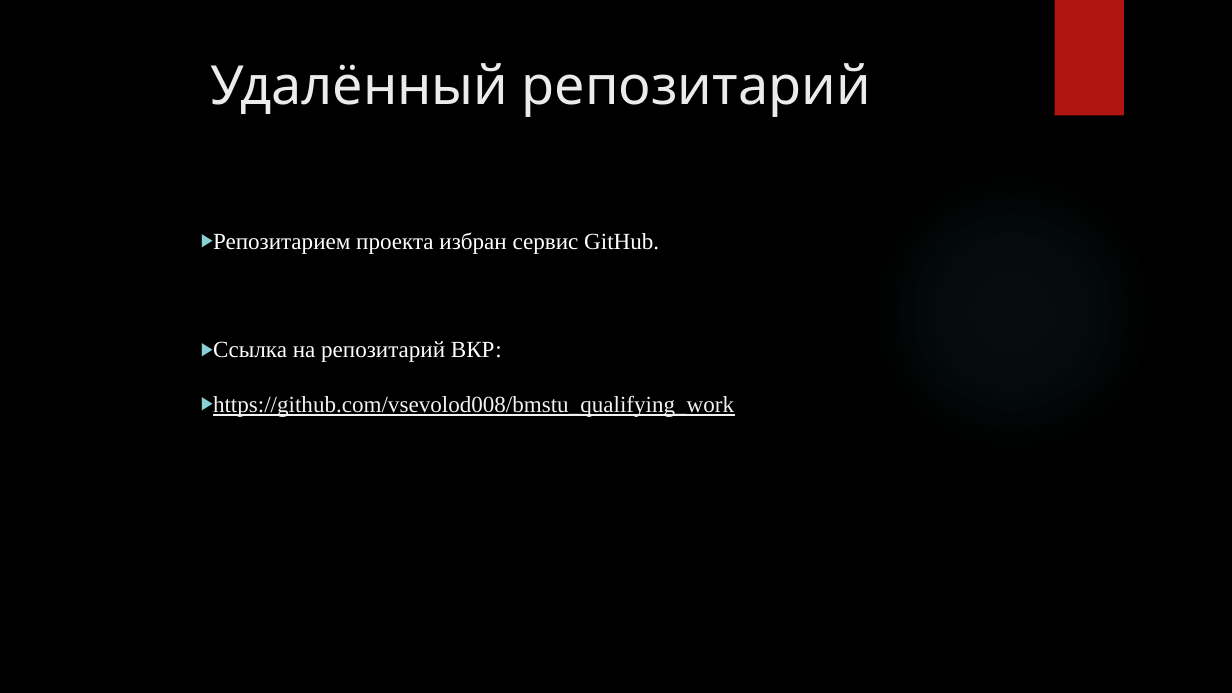
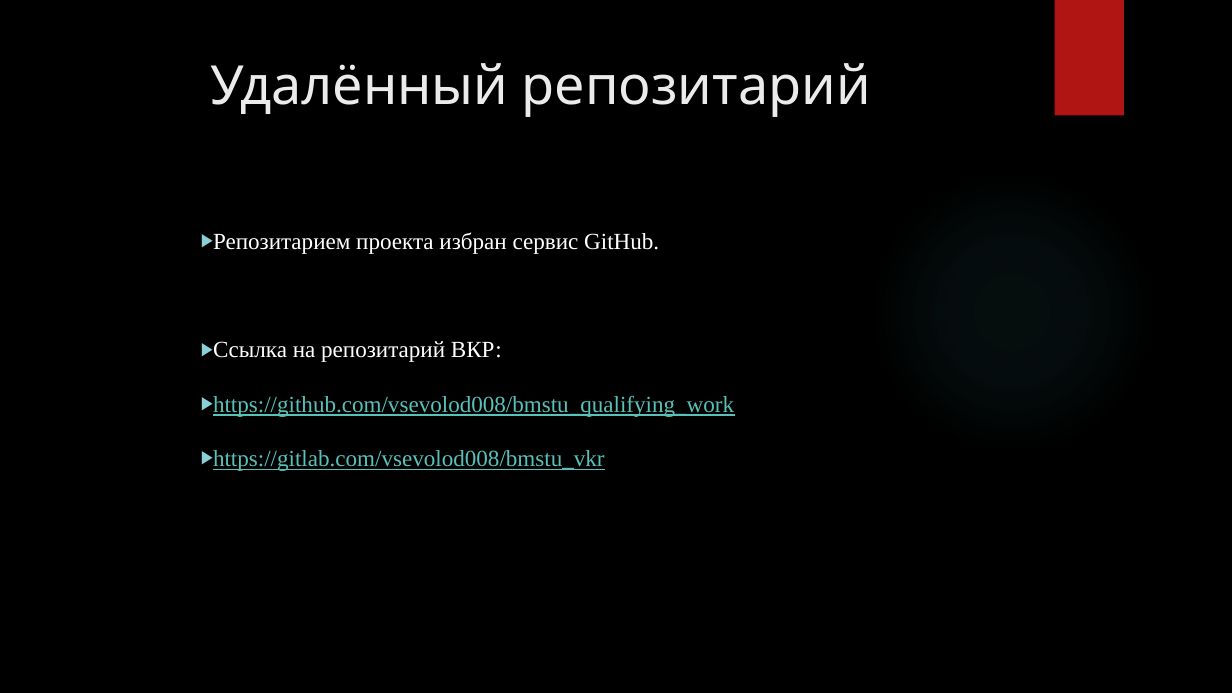
Before and after one commit to vsevolod008/bmstu_qualifying_work, a slide deck: slide 15 of Презентация_Терещук_ВО.pptx (slide 13 before the commit). Drawn at 1232x693 pixels with LibreOffice and Linux fonts; fonts in the diff are those of the drawing; background and template pictures are left out. Boxes give left, top, right and bottom in pixels: in the first picture for what was removed or moved away, otherwise in the second. Text is boxed around its words. In the diff, an @@ line names an element or a change of style, - is before the commit and + after.

```diff
--- a/Презентация_Терещук_ВО.pptx
+++ b/Презентация_Терещук_ВО.pptx
@@ text at [213,395,734,417]: text colour #F2F2F2 to #58C1BA in "https://github.com/vsevolod008/bmstu_qualifying_work" @@
@@ text at [213,450,605,471]: paragraph added @@
+▶ https://gitlab.com/vsevolod008/bmstu_vkr
```
Also in this commit, not shown: 3 other slides changed, 2 slides added, 16 other files.
